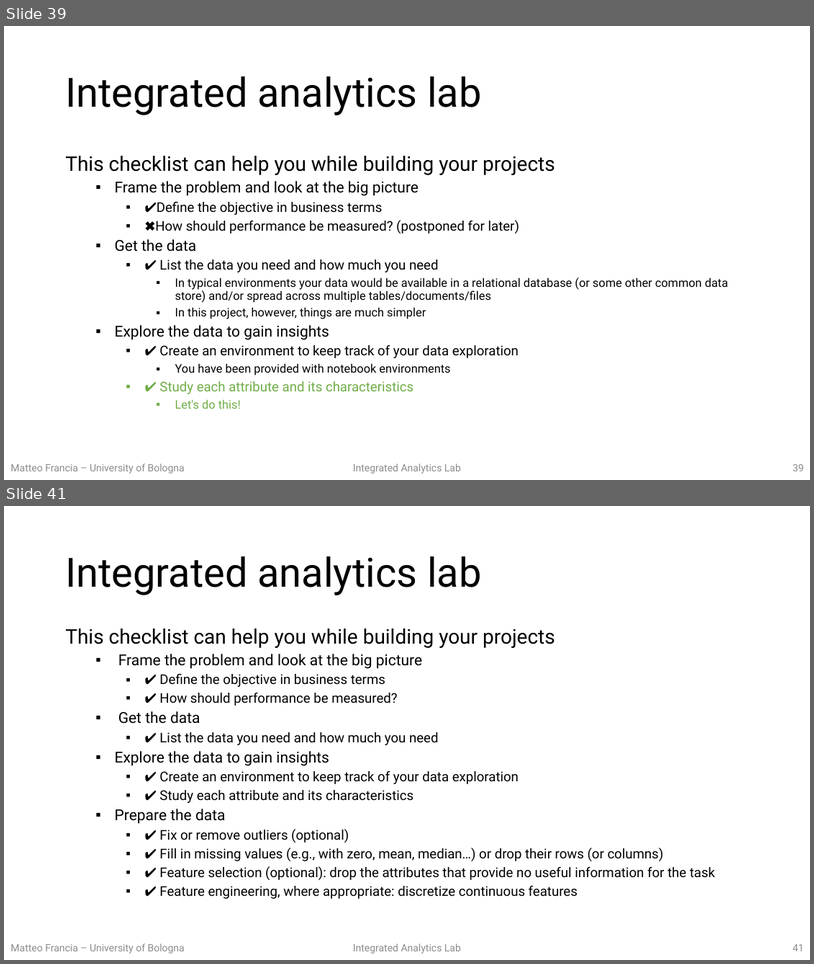
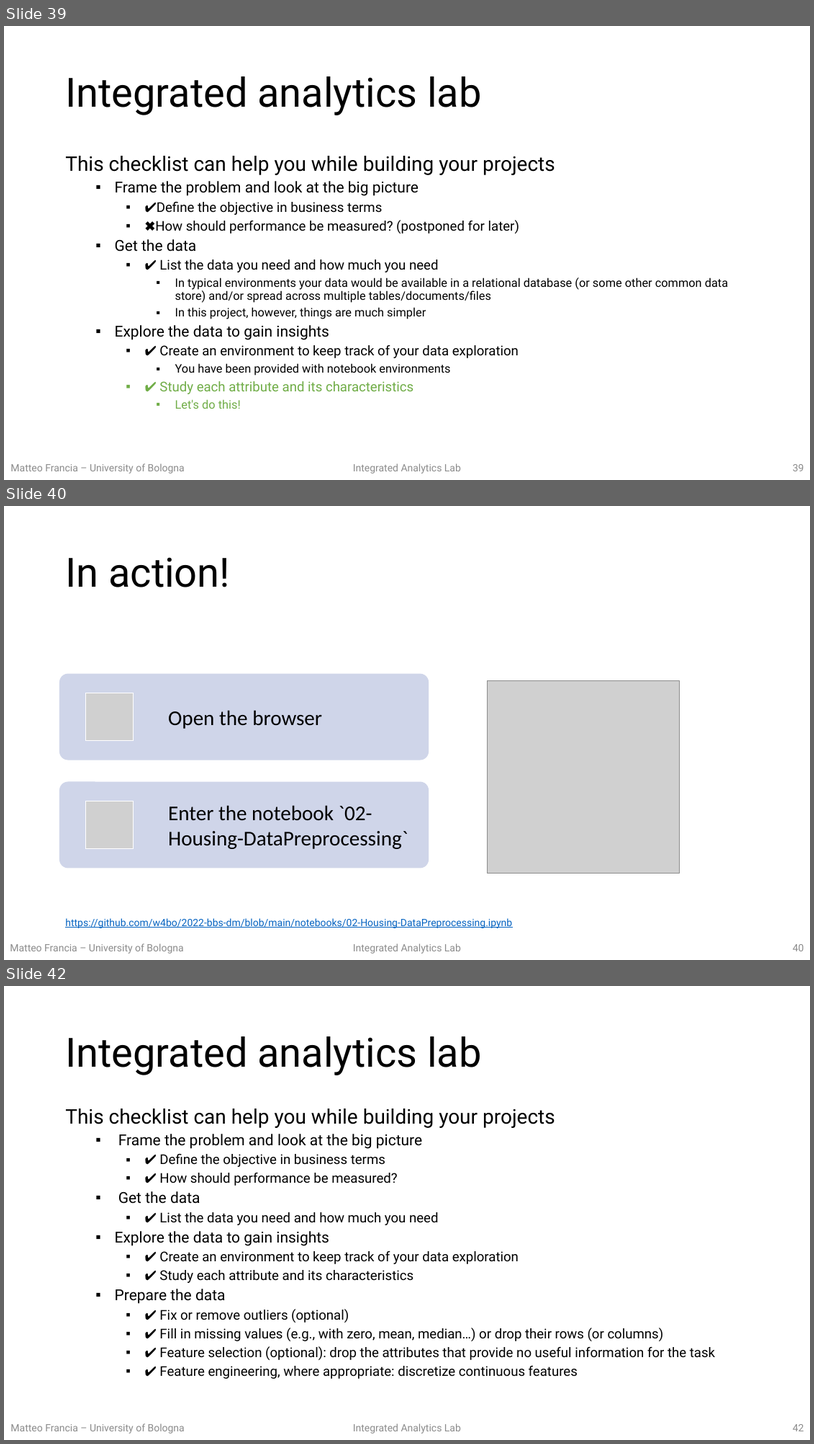
Before and after one commit to w4bo/teaching-handsondatapipelines, a slide deck: 01-MachineLearning/01-slides.pptx. Shown one above the other, each under a label of ours: slides 39 and 41 before the commit, slides 39, 40 and 42 after it; the slides between them are not shown. The pictures are 814x964 and 814x1444 pixels, drawn with LibreOffice and Linux fonts; fonts in the diff are those of the drawing; grey boxes stand for pictures. Boxes give left, top, right and bottom in pixels: in the first picture for what was removed or moved away, otherwise in the second. Text is boxed around its words. In the diff, an @@ line names an element or a change of style, - is before the commit and + after.

Commit message:
fix slides

```diff
--- a/01-MachineLearning/01-slides.pptx
+++ b/01-MachineLearning/01-slides.pptx
@@ slide 40 added at box(4, 506, 810, 960), background #FFFFFF; not listed: 1 template element that a slide beside it also shows @@
@@ title added at box(65, 557, 230, 587), 48 pt, text #000000 @@
+In action!
@@ picture added at box(487, 680, 680, 872) @@
@@ group added at box(59, 674, 430, 867): 2 rounded rectangles, 2 pictures, 2 texts @@
+Open the browser
+Enter the notebook `02-Housing-DataPreprocessing`
@@ text added at box(65, 918, 512, 928), 12 pt, text #0563C1, underline @@
+https://github.com/w4bo/2022-bbs-dm/blob/main/notebooks/02-Housing-DataPreprocessing.ipynb
@@ text added at box(10, 943, 183, 953), 12 pt, text #8C8C8C @@
+Matteo Francia – University of Bologna
@@ page number added at box(793, 944, 805, 951), 12 pt, text #8C8C8C @@
+40
@@ what was slide 41 is now slide 42 @@
@@ page number at box(793, 1424, 805, 1431): text changed @@
-41
+42
```
Also in this commit, not shown: 1 slide changed, 1 other file.
